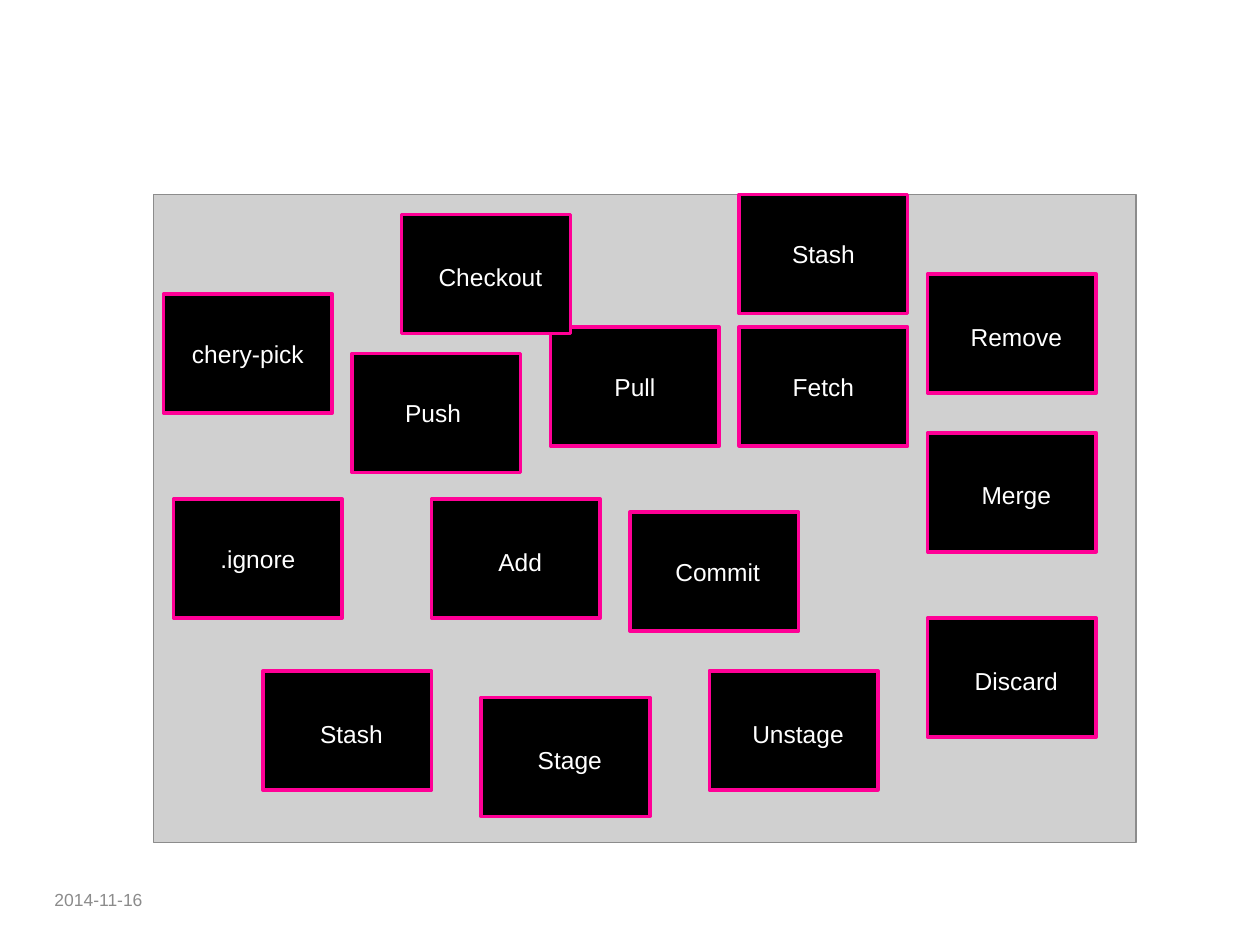
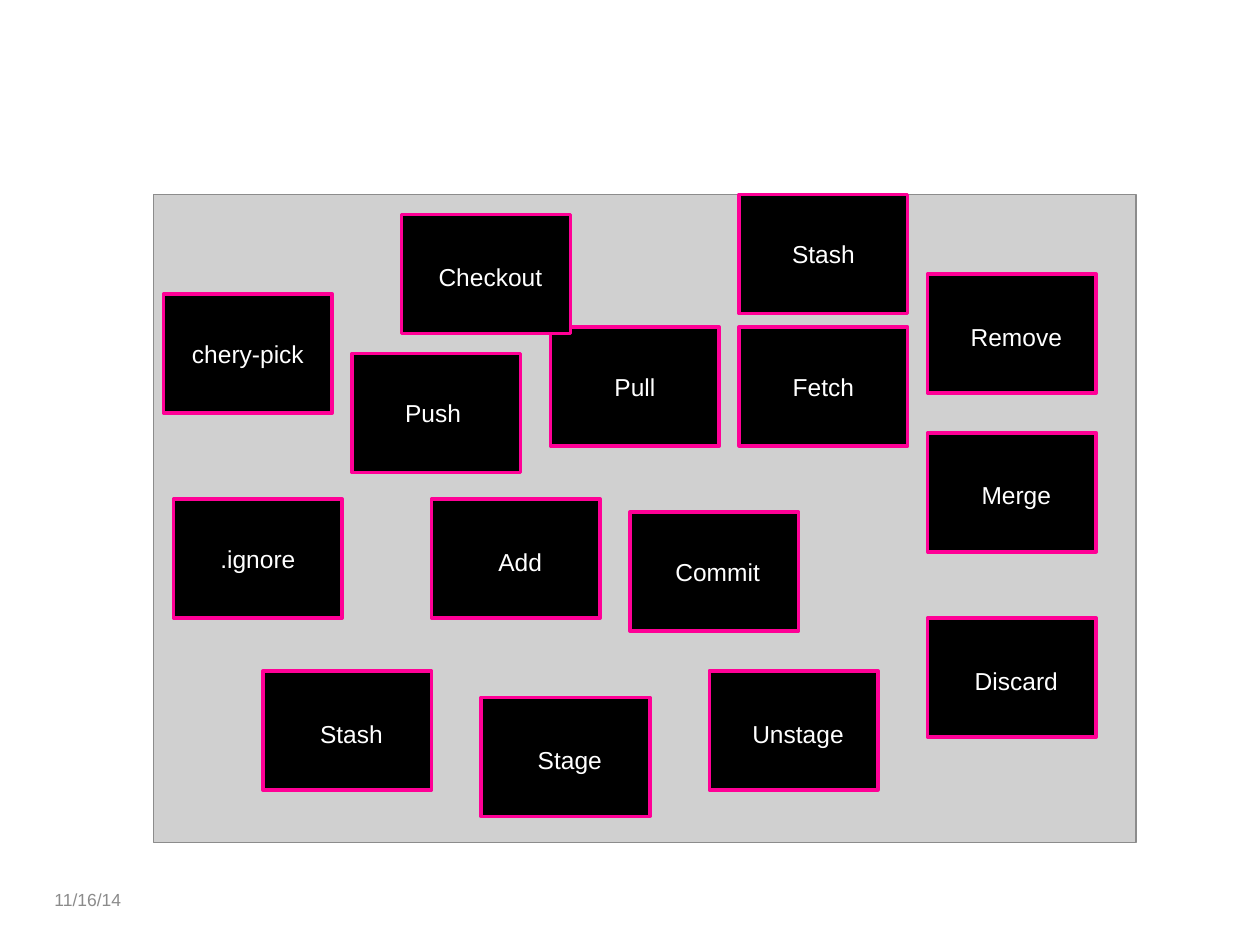
Before and after one commit to UncleCJ/hicollegegit, a slide deck: slide 19 of Intro_to_SCM_and_Git-presentation.pptm. Drawn at 1260x945 pixels with LibreOffice and Linux fonts; fonts in the diff are those of the drawing; grey boxes stand for pictures; background and template pictures are left out. Boxes give left, top, right and bottom in pixels: in the first picture for what was removed or moved away, otherwise in the second. Text is boxed around its words. In the diff, an @@ line names an element or a change of style, - is before the commit and + after.

```diff
--- a/Intro_to_SCM_and_Git-presentation.pptm
+++ b/Intro_to_SCM_and_Git-presentation.pptm
@@ text at (x1=54, y1=893, x2=121, y2=906): text changed @@
-2014-11-16
+11/16/14
```
Also in this commit, not shown: 1 other slide changed.
